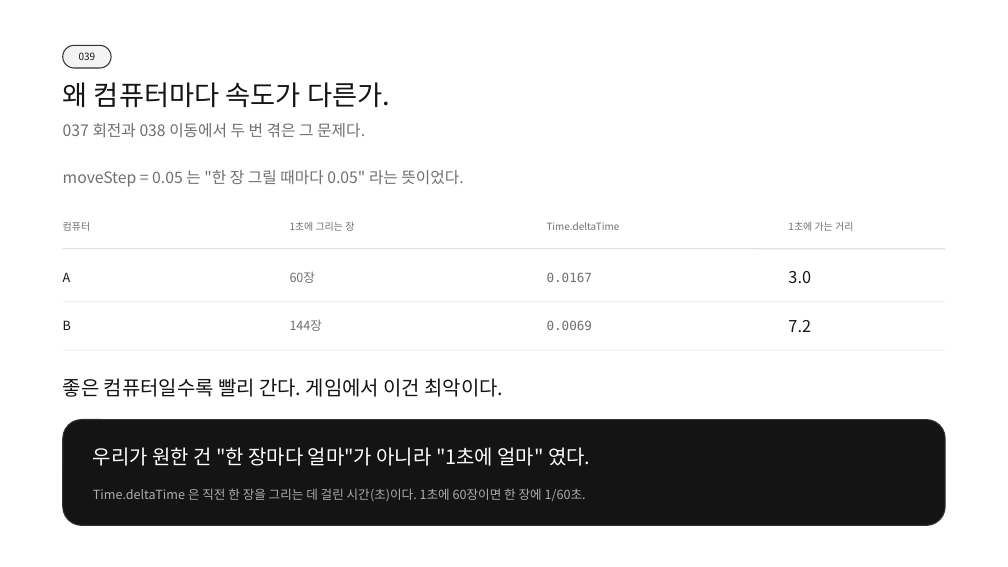
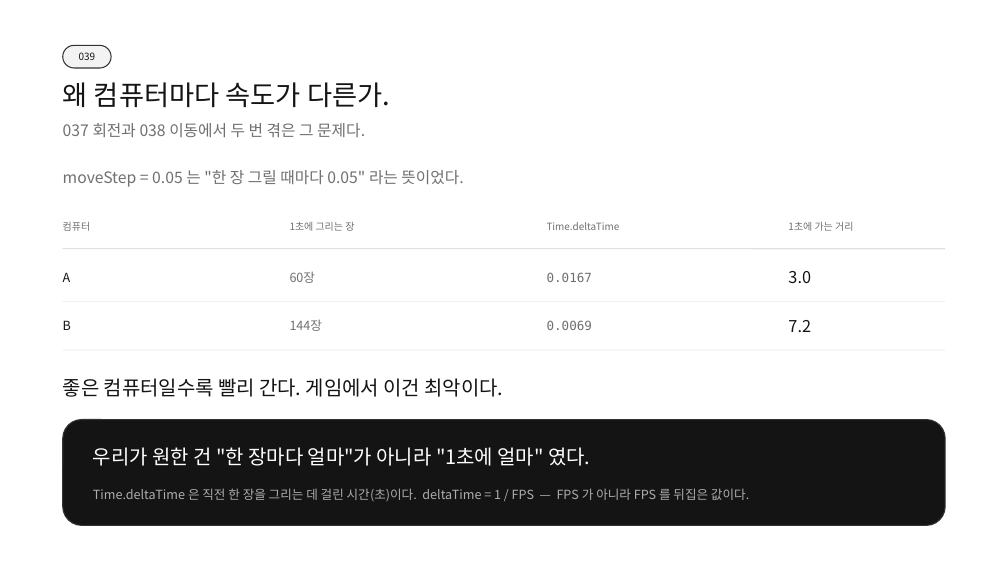
Before and after one commit to SBS-GameAcademy-Saturday/WaveBreaker, a slide deck: slide 8 of docs/04_배포자료/슬라이드/8주차-코드로움직이기.pptx. Drawn at 1008x567 pixels with LibreOffice and Linux fonts; fonts in the diff are those of the drawing. Boxes give left, top, right and bottom in pixels: in the first picture for what was removed or moved away, otherwise in the second. Text is boxed around its words. In the diff, an @@ line names an element or a change of style, - is before the commit and + after.

```diff
--- a/docs/04_배포자료/슬라이드/8주차-코드로움직이기.pptx
+++ b/docs/04_배포자료/슬라이드/8주차-코드로움직이기.pptx
@@ text at box(93, 488, 749, 501): text changed @@
-Time.deltaTime 은 직전 한 장을 그리는 데 걸린 시간(초)이다. 1초에 60장이면 한 장에 1/60초.
+Time.deltaTime 은 직전 한 장을 그리는 데 걸린 시간(초)이다. deltaTime = 1 / FPS — FPS 가 아니라 FPS 를 뒤집은 값이다.
```
Also in this commit, not shown: 1 other slide changed, 1 slide added, 3 other files.
